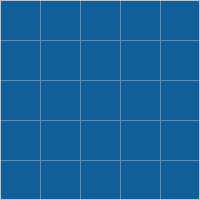
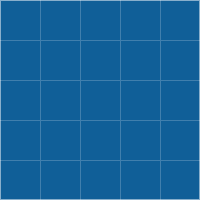
Before/after of a 200px x 200px layered artwork. What changed in the layer stack:
added group "v5" with 2 layers above "v4" over box(0, 0, 200, 200)
added layer "border" (1st of 4, in "v5") in group "v5" over box(0, 0, 200, 200)
added layer "inner" (1st of 4, in "v5") in group "v5" over box(0, 0, 200, 200)
hid group "v3" (2 layers) over box(0, 0, 200, 200)
